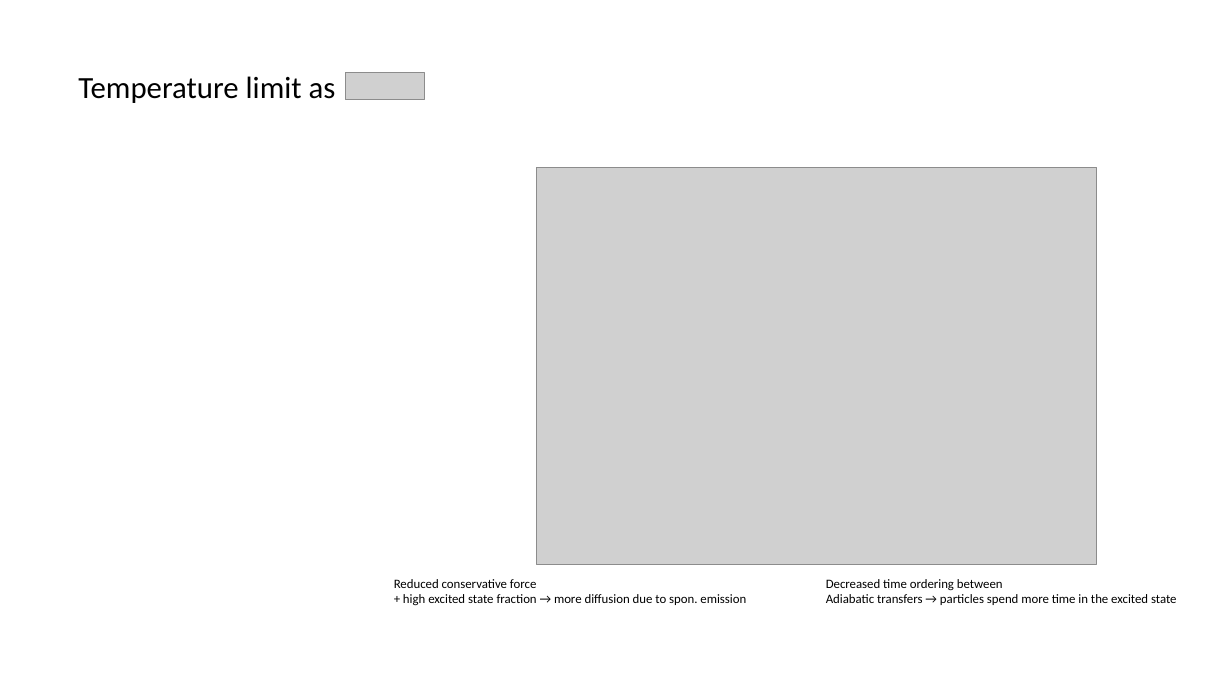
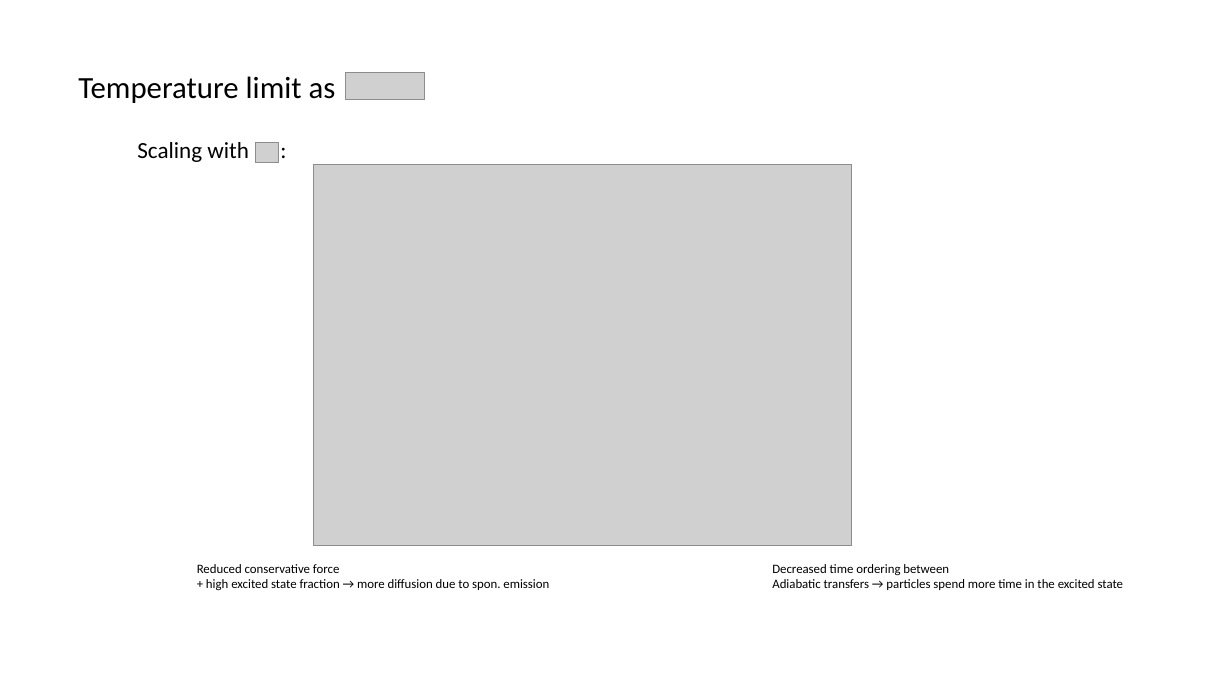
Before and after one commit to huanium/huanium, a slide deck: slide 12 of MIT PhD/ZGS/ZGS -Aug-26-2022/BUI-ZGS-Aug-26-2022.pptx (slide 8 before the commit). Drawn at 1232x693 pixels with LibreOffice and Linux fonts; fonts in the diff are those of the drawing; grey boxes stand for pictures. Boxes give left, top, right and bottom in pixels: in the first picture for what was removed or moved away, otherwise in the second. Text is boxed around its words. In the diff, an @@ line names an element or a change of style, - is before the commit and + after.

```diff
--- a/MIT PhD/ZGS/ZGS -Aug-26-2022/BUI-ZGS-Aug-26-2022.pptx
+++ b/MIT PhD/ZGS/ZGS -Aug-26-2022/BUI-ZGS-Aug-26-2022.pptx
@@ text added at (x1=137, y1=142, x2=249, y2=162), 18 pt, text #000000 @@
+Scaling with :
@@ picture added at (x1=255, y1=142, x2=278, y2=162) @@
@@ picture resized from (x1=537, y1=167, x2=1097, y2=565) to (x1=313, y1=165, x2=852, y2=546) @@
@@ text "Reduced conservative force" moved from (x1=394, y1=579, x2=746, y2=606) to (x1=197, y1=564, x2=549, y2=591) @@
@@ text "Decreased time ordering between" moved from (x1=826, y1=579, x2=1177, y2=605) to (x1=772, y1=564, x2=1124, y2=590) @@
```
Also in this commit, not shown: 1 other slide changed, 4 slides added, 24 other files.
